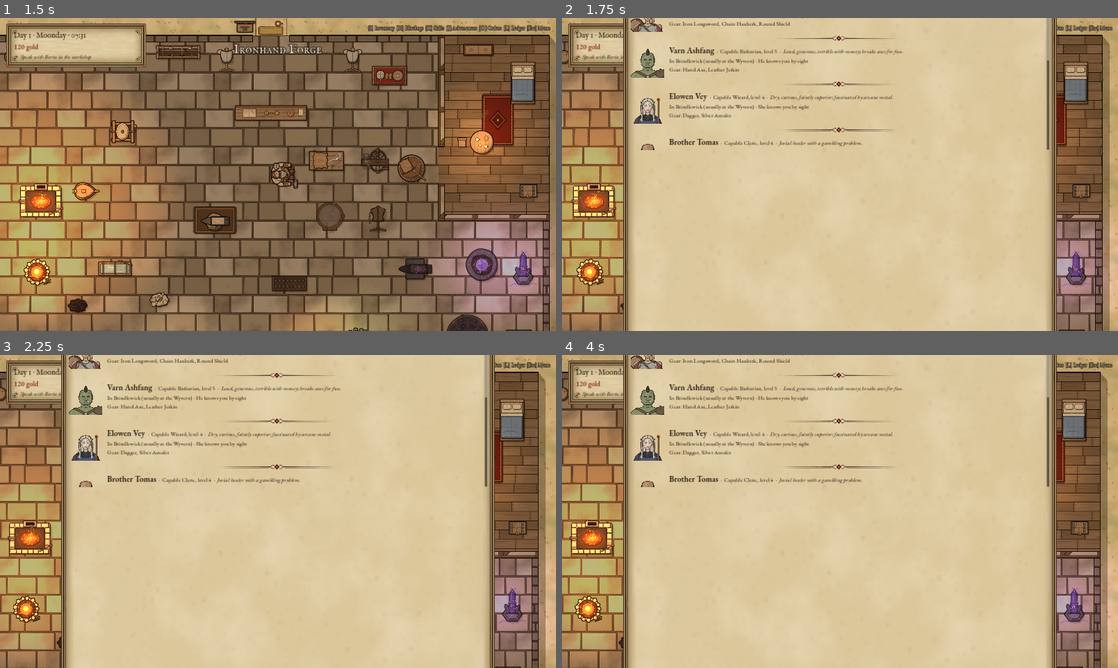
Above: before the commit, frames 1-4 (two rows, left to right).
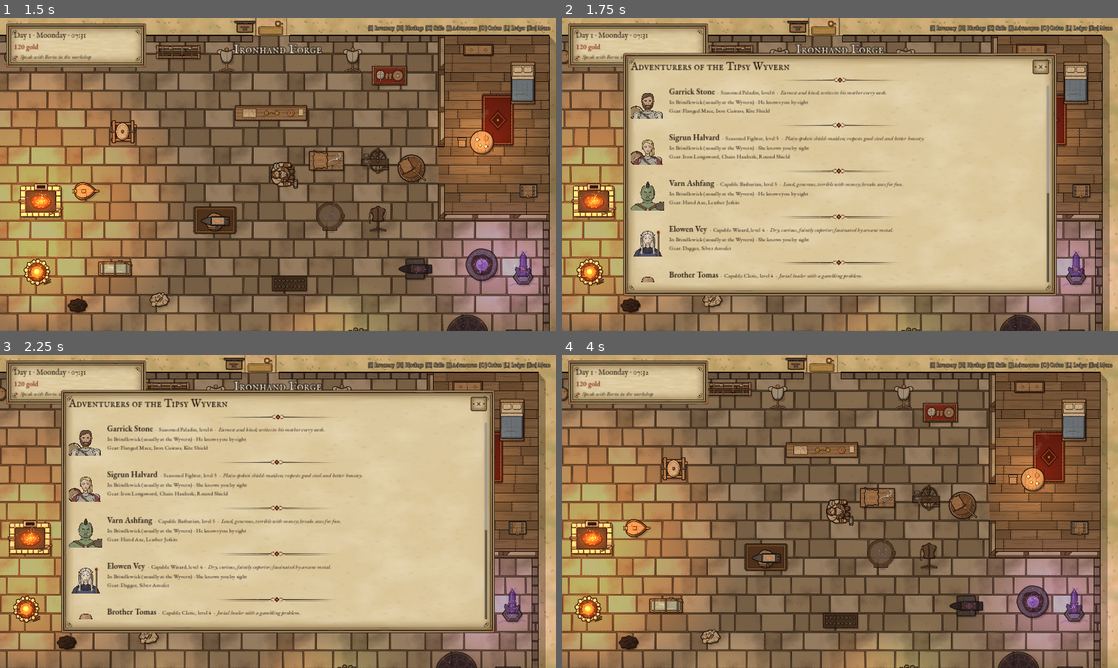
Above: after the commit, the same moments.

Repository: crosenlund79/DNDBlacksmith
Game: Godot game, scene res://scenes/main.tscn
The game is run twice, just before and just after one commit, with the same random seed, the same clock (stepped at 60 frames per second) and the same inputs.
Inputs (mouse positions are in pixels of both pictures, inside the frame that each line leads up to):
- Up to frame 1 (1.5 s): click "II. New Game" at 0.5 s; move the mouse to (400, 158) at 1.27 s; hold D (move_right) from 1.28 s (still down); hold E (interact) from 1.28 s (still down); click (400, 158) at 1.42 s
- Up to frame 2 (1.75 s): keep holding D (move_right); keep holding E (interact); tap Space at 1.52 s; tap J (panel_adventurers) at 1.55 s
- Up to frame 3 (2.25 s): move the mouse to (166, 527) at 2.02 s; release D (move_right) at 2.03 s; release E (interact) at 2.03 s; hold S (move_down) from 2.03 s (still down); tap J (panel_adventurers) at 2.1 s
- Up to frame 4 (4 s): tap Space at 2.27 s; tap H (panel_hirelings) at 2.3, 2.85 s; move the mouse to (895, 442) at 2.77 s; release S (move_down) at 2.78 s; hold D (move_right) 2.78-3.5 s; hold L (panel_ledger) 2.78-3.5 s; click (1040, 405) at 3.5 s, where only the run after the commit has a clickable "✕"

Frame 1 is identical in both runs. In frame 2, 27% of the frame differs, in the area x 11-89%, y 0-100%; in frame 3, 27%; in frame 4, 76%.

Commit message:
Fix wrapped-label collapse in panels, frame upstairs area; extend play-tests
- UIKit.label: only long text auto-wraps (short labels in grid/row cells
  collapsed to one character per line in the Hirelings and Skills panels)
- interior areas (upstairs) get a dim timber backdrop instead of a black void
- playtest: stations and panels phases

Co-Authored-By: Claude Opus 5.5 <noreply@anthropic.com>
Claude-Session: https://claude.ai/code/session_01HoR6KAxgu6YHDD8PGQ7LCJ

Diff:
--- a/game/scripts/ui/uikit.gd
+++ b/game/scripts/ui/uikit.gd
@@ -15,7 +15,9 @@
 	l.add_theme_font_override("font", Assets.font(font))
 	l.add_theme_font_size_override("font_size", size)
 	l.add_theme_color_override("font_color", color)
-	l.autowrap_mode = TextServer.AUTOWRAP_WORD_SMART
+	# Only long text wraps: a wrapping Label in a grid/row cell with no width collapses to one
+	# character per line. Short labels keep their natural width.
+	l.autowrap_mode = TextServer.AUTOWRAP_WORD_SMART if text.length() > 48 else TextServer.AUTOWRAP_OFF
 	return l
 
 
--- a/game/scripts/world/world.gd
+++ b/game/scripts/world/world.gd
@@ -301,6 +301,9 @@
 
 func _build_building(b: Dictionary, is_area: bool) -> void:
 	var r := brect(b)
+	if is_area:
+		# interior areas live outside the village map: frame them with dim roof timbers, not a void
+		_tex_poly(_rect_pts(r.grow(900)), "wall_timber", ground_layer, Color(0.32, 0.26, 0.22))
 	_tex_poly(_rect_pts(r), b.get("floor", "floor_wood"), floor_layer)
 	var wall_tex := "wall_timber" if b.get("roof", "") == "thatch" else "wall_stone"
 	_draw_walls(_wall_segments(r, b.get("doors", [])), wall_tex)
--- a/game/tests/playtest.gd
+++ b/game/tests/playtest.gd
@@ -459,3 +459,31 @@
 	var menu: Control = main.get("menu")
 	note("menu size %s anchors %s %s %s %s" % [menu.size, menu.anchor_left, menu.anchor_top, menu.anchor_right, menu.anchor_bottom])
 	await shot("diag_menu")
+
+
+func phase_stations() -> void:
+	await click("New Game")
+	await wait(2.5)
+	for sid in DB.stations:
+		await press("cancel")
+		await use("station", sid)
+		var ok: bool = panel() is StationPanel and (panel() as StationPanel).station_id == sid
+		var focus: Dictionary = W()._focus
+		expect(ok, "station %s (focus %s/%s, panel %s)" % [sid, focus.get("kind", "-"), focus.get("id", "-"), panel().get_class() if panel() else "none"])
+
+
+func phase_panels() -> void:
+	await click("New Game")
+	await wait(2.5)
+	var vs := get_viewport().get_visible_rect().size
+	for a in ["inventory", "panel_hirelings", "panel_skills", "panel_adventurers", "panel_orders", "panel_ledger"]:
+		await press(a)
+		await wait(0.8)
+		var p := panel()
+		expect(p != null, "panel opens: " + a)
+		if p:
+			var r := p.get_global_rect()
+			expect(r.position.y >= -1 and r.end.y <= vs.y + 1 and r.position.x >= -1 and r.end.x <= vs.x + 1, "panel %s fits the screen %s" % [a, r])
+			await shot("panel_" + a)
+		await press("cancel")
+		await wait(0.3)
